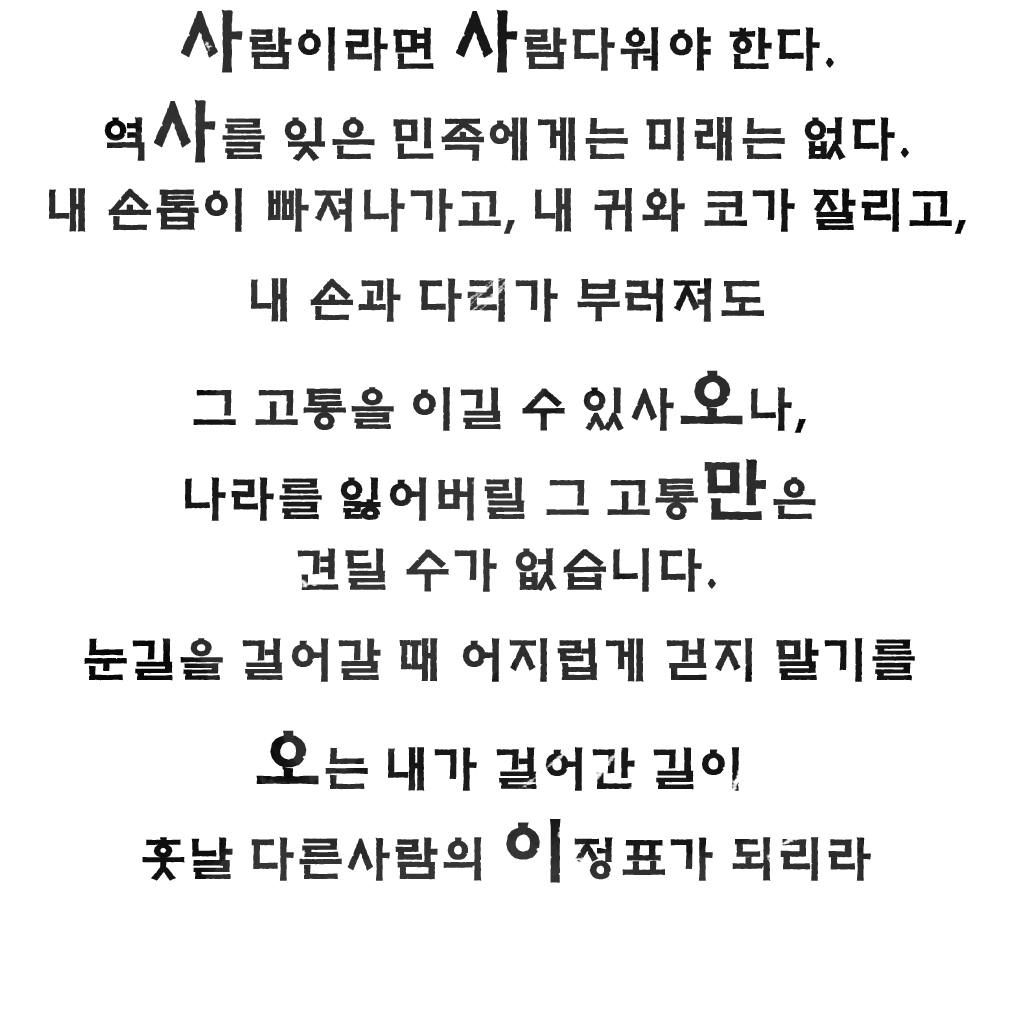
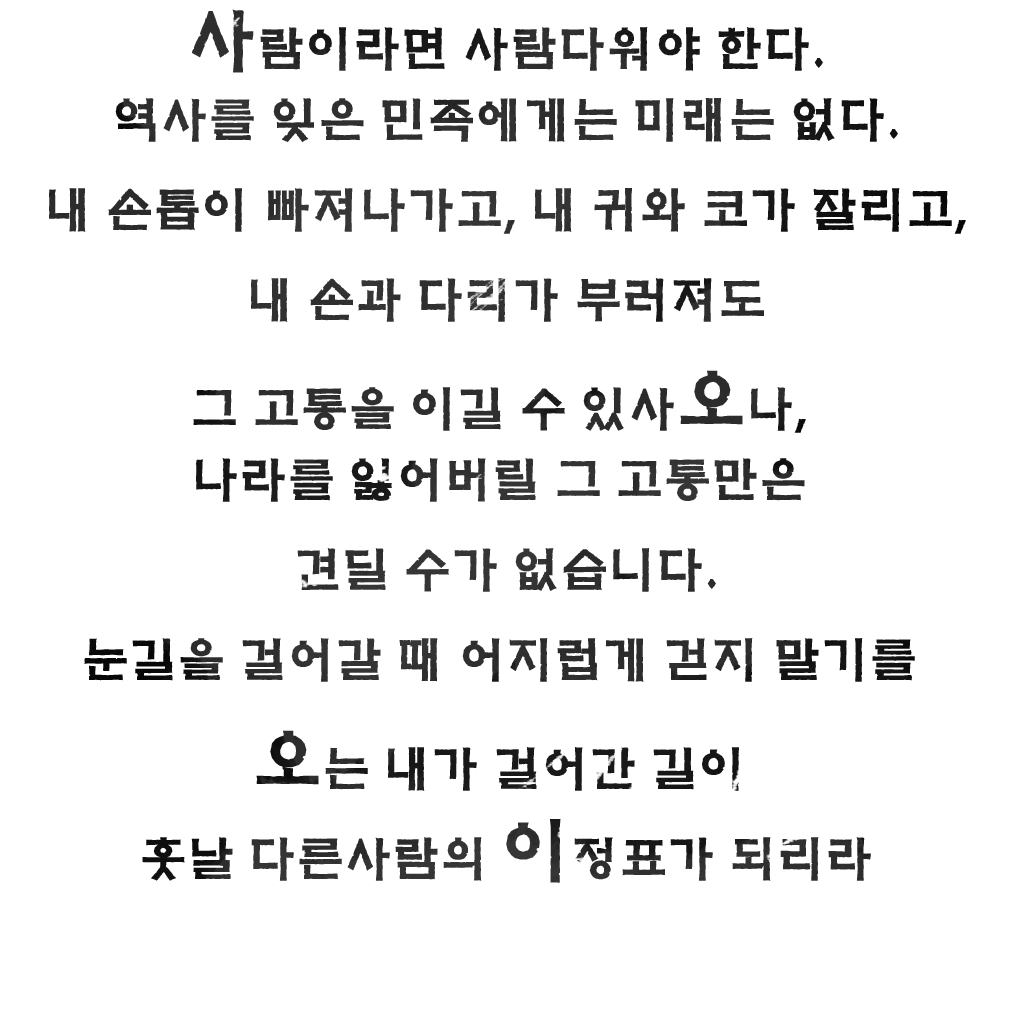
Layer changes from the first 1024px x 1024px image to the second:
painted on "사람이라면 사람다워야 한다. 역사를 잊은 민족에게는 미래는 없다. 내 손톱이 빠져나가고, 내 귀와 코가 잘리고," over [104, 9, 909, 521]
